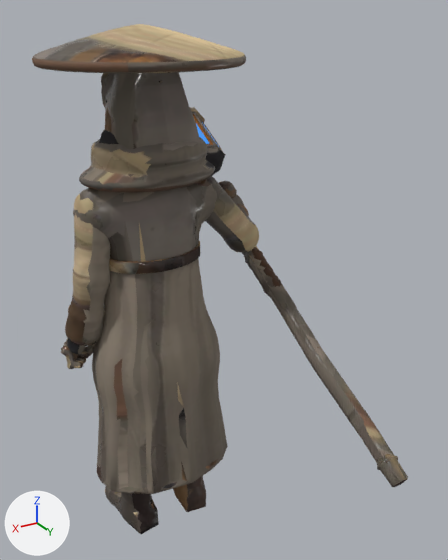
The glTF model games/vale/art/out/fighters/dunsom/dunsom_highrim.glb, before and after one commit.
The view is the same before and after, from a camera (50 mm lens) standing at (0.906, 2.067, 2.087) and looking at (-0.384, -0.084, 1.011). The lights are fixed; the arrows at lower left show +X, +Y and +Z. The picture after the commit comes second. Vertices at exactly the same position are counted once.

Before the edit, the objects in view are built like this:
```python
me_dunsom = bpy.data.meshes.new('dunsom')
me_dunsom.from_pydata(...)  # 10706 vertices, 21698 faces; spans x -0.84..0.37, y -1.4..1.03, z 0.0..2.05
me_dunsom.materials.append(mat_body)
ob_dunsom_highrim = bpy.data.objects.new('dunsom_highrim', me_dunsom)
ob_dunsom_highrim.location = (0.0, 0.0, 0.0)
```
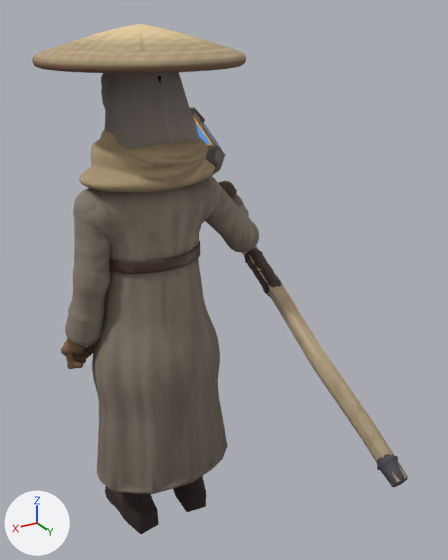
What differs and where, as boxes (x1, y1, x2, y2) in the pictures (448 x 560 px; the box of a moved part takes in the faces that stretch with it):
part 1 of me_dunsom, moved or reshaped: (101, 72, 200, 149) in both
part 2 of me_dunsom, surface changed: (32, 24, 408, 534) in both

What the commit changed:
me_dunsom is used by ob_dunsom_highrim; location (0.0, 0.0, 0.0).
me_dunsom had 10706 vertices, 21698 faces and spanned x -0.84..0.37, y -1.4..1.03, z 0.0..2.05.
me_dunsom now has 10706 vertices, 21699 faces and spans x -0.84..0.37, y -1.4..1.03, z 0.0..2.05.
me_dunsom part 1: 652 of 10706 vertices moved; they spanned x -0.14..0.15, y -0.13..0.18, z 1.56..2.01 and now span x -0.14..0.15, y -0.13..0.18, z 1.56..2.01; mean shift (0.0, 0.0, 0.0); largest move (-0.03, -0.07, 1.99) -> (-0.04, 0.18, 1.57).
me_dunsom part 2: 19927 kept faces spanning x -0.84..0.37, y -1.4..1.03, z 0.0..2.05 get new texture (UV) coordinates.
